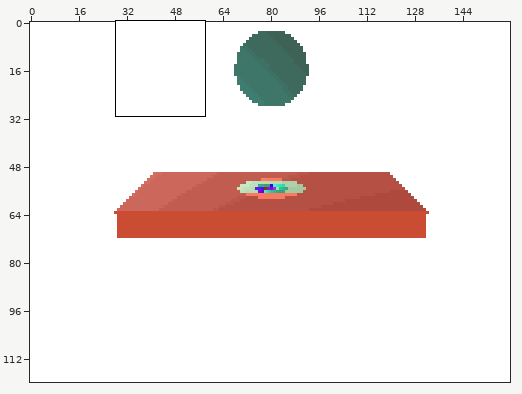
File history of a sprite sheet, Raytracer/Raytracer.png. Above: a wide view before the commit, with the close-up outlined.
Close-up. Before the commit:
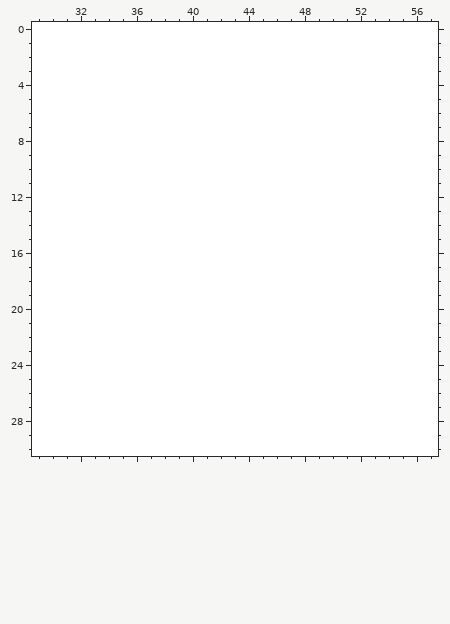
The file is 160x120 pixels. Colours within 5 levels of each other are drawn and written as one. Shown: x 29..57, y 0..30. The commit also changed other parts of the picture, which this record leaves out.
After:
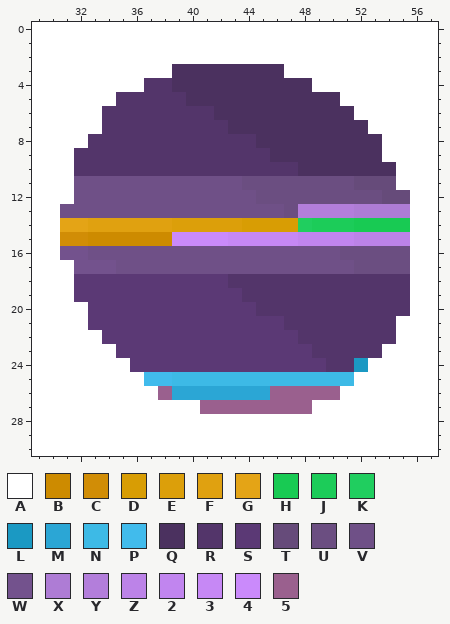
Palette (. is transparent): A #ffffff  B #cd8b00  C #d18d06  D #d89d04  E #dc9f0a  F #e0a110  G #e4a416  H #18ca53  J #1ccc59  K #20ce5f  L #1b99c3  M #2ba6d5  N #3dbae6  P #41bbec  Q #4b315f  R #53356a  S #5b3975  T #664b7a  U #6b4e81  V #6f5087  W #73528d  X #ae7cd5  Y #b37edb  Z #bc83e8  2 #c185ef  3 #c688f5  4 #ca8afb  5 #9a608e
Edits made:
Changed rows in their new state; - is an unchanged pixel.
first column x 31:
 3 --------QQQQQQQQ---------
 4 ------RRQQQQQQQQQQ-------
 5 ----RRRRRQQQQQQQQQQQ-----
 6 ---RRRRRRRRQQQQQQQQQQ----
 7 ---RRRRRRRRRQQQQQQQQQQ---
 8 --RRRRRRRRRRRRQQQQQQQQQ--
 9 -RRRRRRRRRRRRRRQQQQQQQQ--
10 -RRRRRRRRRRRRRRRRQQQQQQQ-
11 -VVVVVVVVVVVVUUUUUUUUTTT-
12 -VVVVVVVVVVVVVUUUUUUUUUTT
13 VVVVVVVVVVVVVVVVUYYYYXXXX
14 GGFFFFFFEEEEEDDDDKJJJHHHH
15 CCBBBBBB4444333332222ZZZZ
16 WWVVVVVVVVVVVVVVVVVVUUUUU
17 -WWWVVVVVVVVVVVVVVVVVUUUU
18 -SSSSSSSSSSSRRRRRRRRRRRRR
19 -SSSSSSSSSSSSRRRRRRRRRRRR
20 --SSSSSSSSSSSSRRRRRRRRRRR
21 --SSSSSSSSSSSSSSRRRRRRRR-
22 ---SSSSSSSSSSSSSSRRRRRRR-
23 ----SSSSSSSSSSSSSSRRRRR--
24 -----SSSSSSSSSSSSSSRRL---
25 ------PPNNNNNNNNNNNNN----
26 -------5MMMMMMM55555-----
27 ----------55555555-------
Where, in picture pixels (left, top, right, bottom), the same in both close-ups:
changed: (60, 64, 410, 414)
